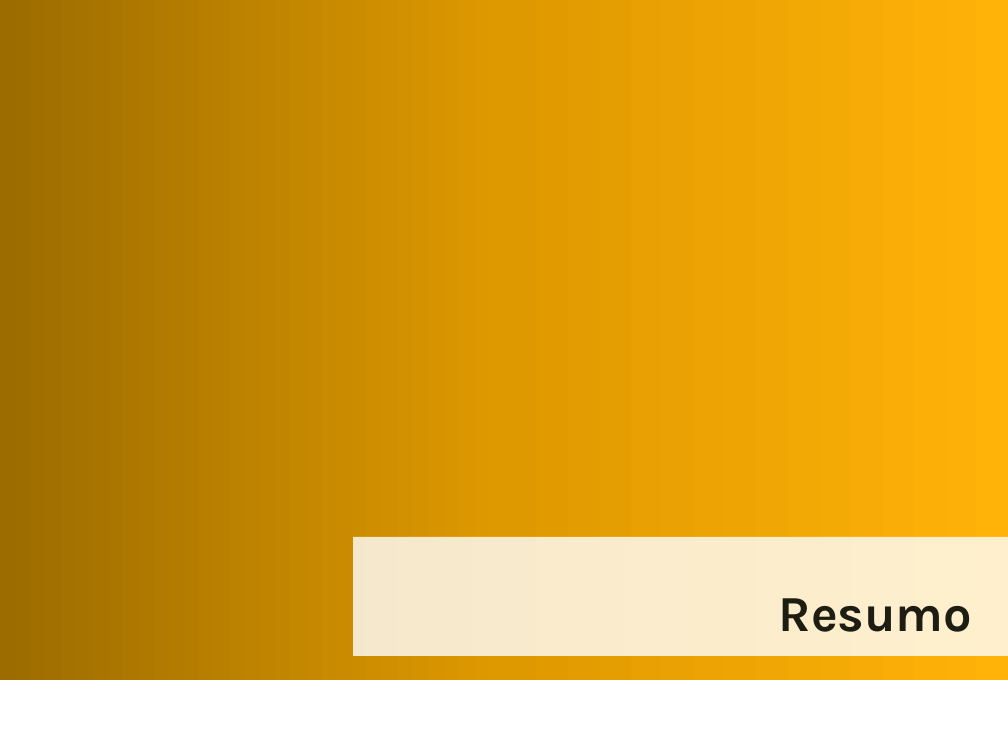
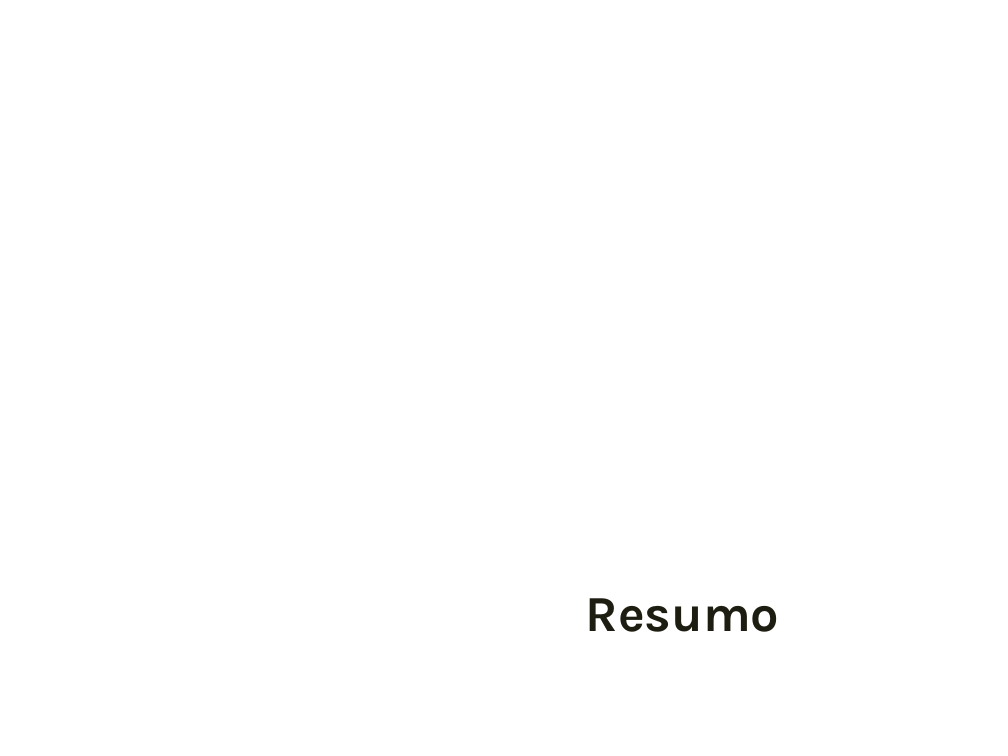
Before and after one commit to atheva/test-web-developer, a slide deck: slide 3 of spec/roteiro/TESTE - desenvolvedor web pleno.pptx. Drawn at 1008x756 pixels with LibreOffice and Linux fonts; fonts in the diff are those of the drawing; background and template pictures are left out. Boxes give left, top, right and bottom in pixels: in the first picture for what was removed or moved away, otherwise in the second. Text is boxed around its words. In the diff, an @@ line names an element or a change of style, - is before the commit and + after.

```diff
--- a/spec/roteiro/TESTE - desenvolvedor web pleno.pptx
+++ b/spec/roteiro/TESTE - desenvolvedor web pleno.pptx
@@ rectangle removed at (x1=0, y1=0, x2=1008, y2=679) @@
@@ text "Resumo" moved from (x1=353, y1=537, x2=1008, y2=656) to (x1=586, y1=598, x2=780, y2=632) @@
@@ text "Resumo" at (x1=586, y1=598, x2=780, y2=632): alignment right to centre; fill #FFFFFF at 80% opacity to none @@
```
Also in this commit, not shown: 9 other slides changed, 1 other file.
